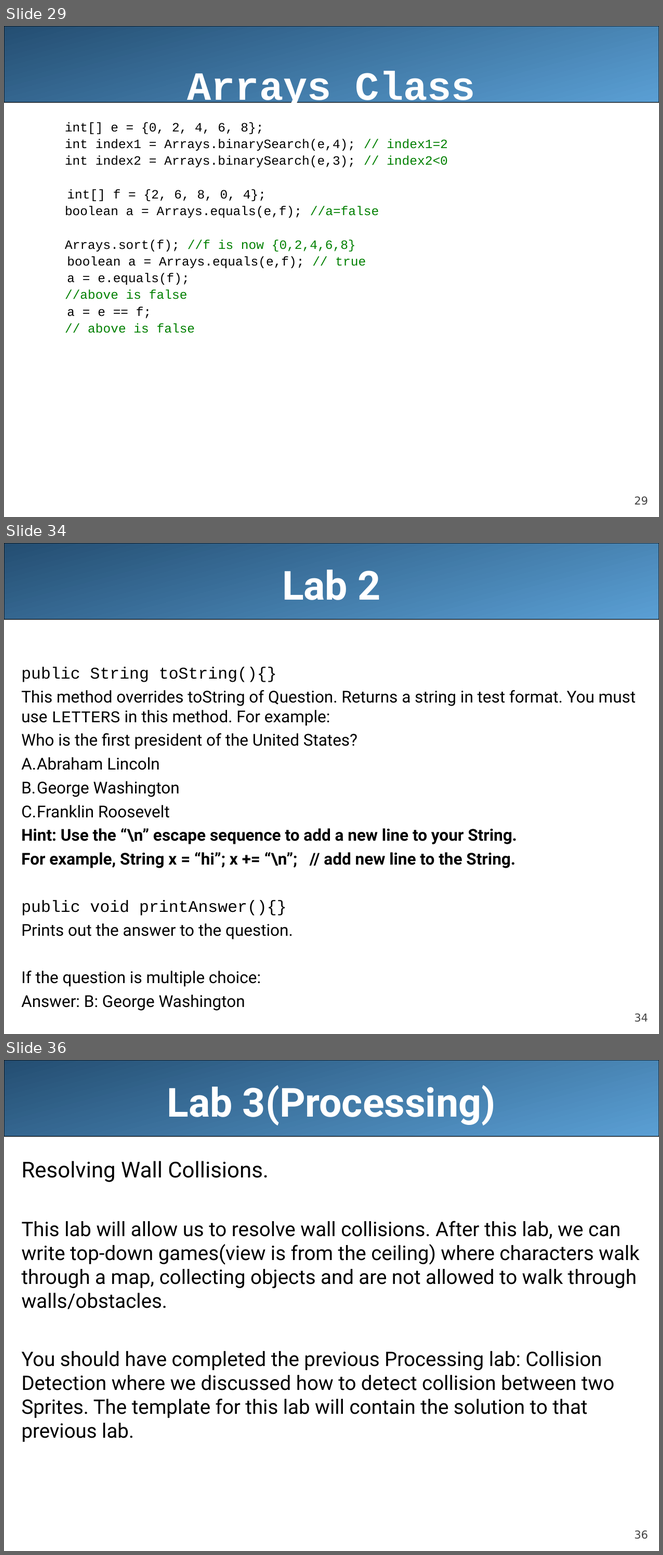
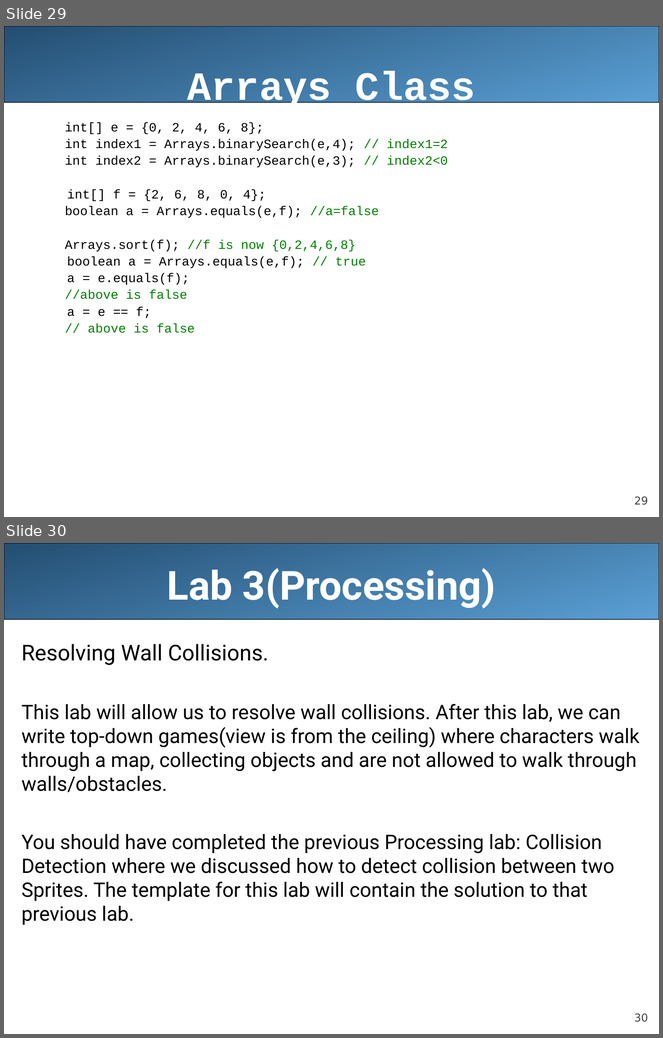
Before and after one commit to LongBaoNguyen/longbaonguyen.github.io, a slide deck: courses/apcsa/lecture19.ppt. Shown one above the other, each under a label of ours: slides 29, 34 and 36 before the commit, slides 29 and 30 after it; the slides between them are not shown. The pictures are 663x1555 and 663x1038 pixels, drawn with LibreOffice and Linux fonts; fonts in the diff are those of the drawing. Boxes give left, top, right and bottom in pixels: in the first picture for what was removed or moved away, otherwise in the second. Text is boxed around its words. In the diff, an @@ line names an element or a change of style, - is before the commit and + after.

```diff
--- a/courses/apcsa/lecture19.ppt
+++ b/courses/apcsa/lecture19.ppt
@@ slide 34 removed at (x1=4, y1=543, x2=659, y2=1034), background #FFFFFF; not listed: 2 template elements that a slide beside it also shows @@
@@ title removed at (x1=282, y1=570, x2=380, y2=600) @@
-Lab 2
@@ text removed at (x1=21, y1=667, x2=636, y2=1011) @@
-public String toString(){}
-This method overrides toString of Question. Returns a string in test format. You must use LETTERS in this method. For example:
-Who is the first president of the United States?
-A. Abraham Lincoln
-B. George Washington
-C. Franklin Roosevelt
-Hint: Use the “\n” escape sequence to add a new line to your String.
-For example, String x = “hi”; x += “\n”; // add new line to the String.
-public void printAnswer(){}
-Prints out the answer to the question.
-If the question is multiple choice:
-Answer: B: George Washington
@@ what was slide 36 is now slide 30 @@
@@ page number at (x1=634, y1=1014, x2=648, y2=1022): text changed @@
-36
+30
```
Also in this commit, not shown: 5 other slides removed, 9 other files.
